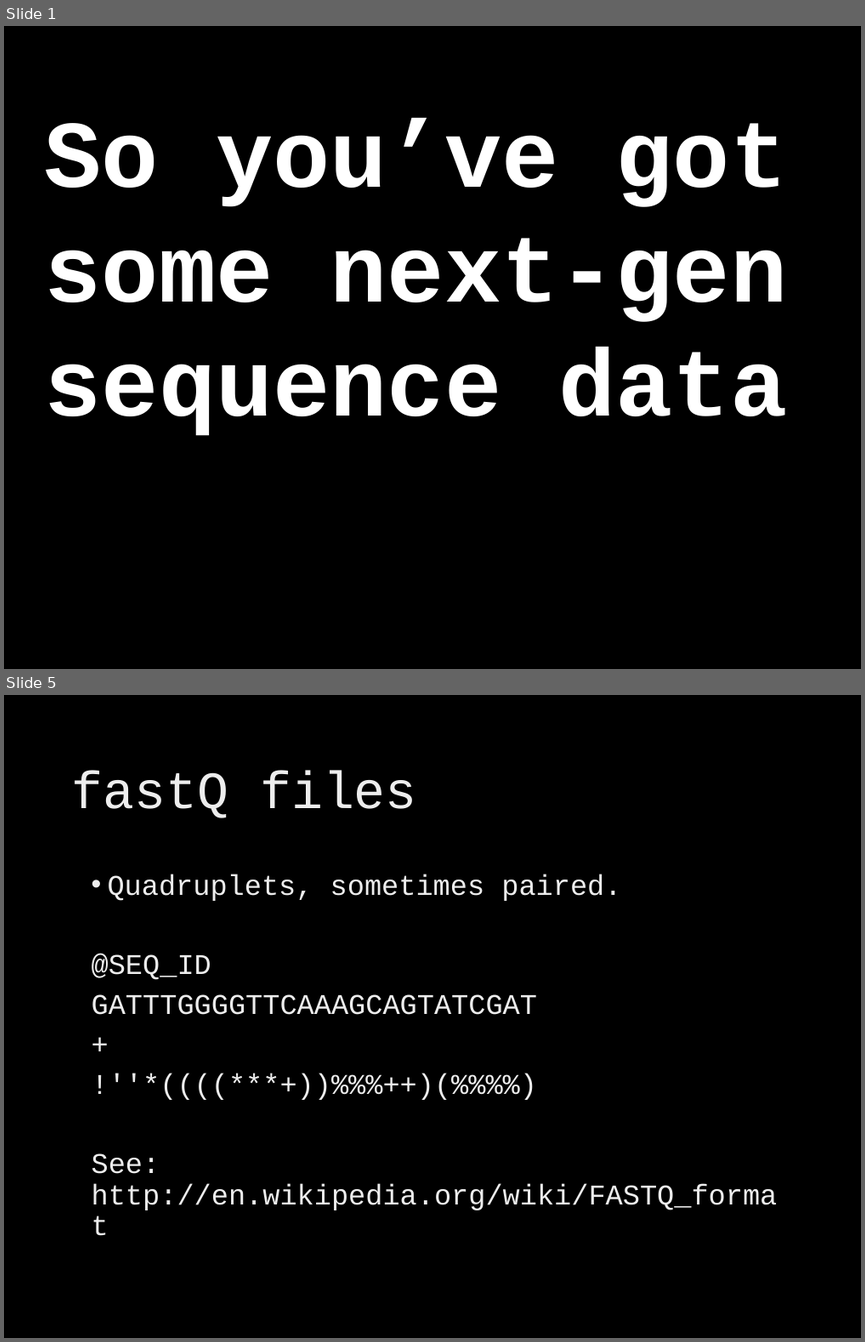
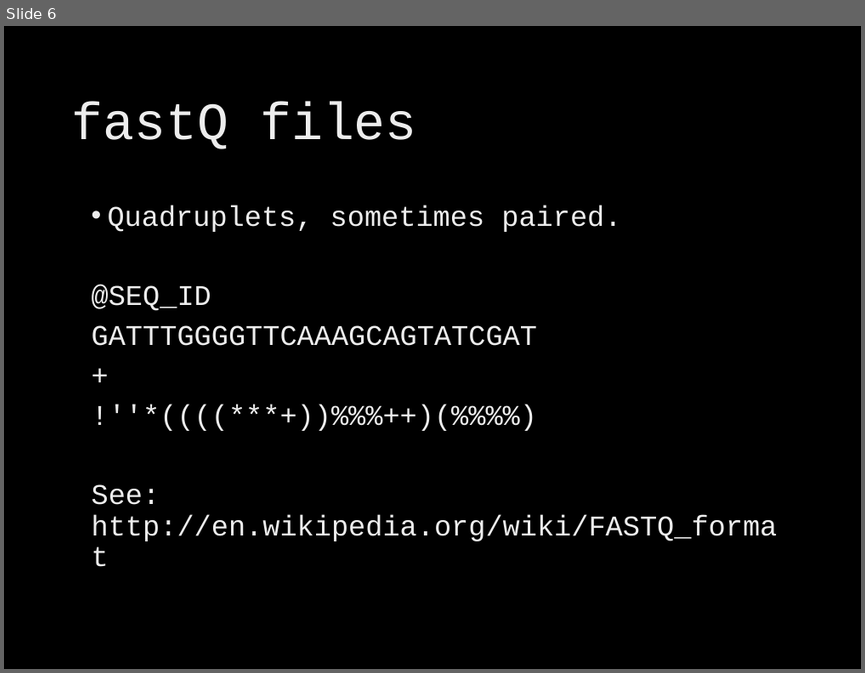
Before and after one commit to brevans/MPS_Workshop, a slide deck: presentations/intro pipelines.pptx. Shown one above the other, each under a label of ours: slides 1 and 5 before the commit, slide 6 after it; the slides between them are not shown. The pictures are 865x1342 and 865x673 pixels, drawn with LibreOffice and Linux fonts; fonts in the diff are those of the drawing; background and template pictures are left out. Boxes give left, top, right and bottom in pixels: in the first picture for what was removed or moved away, otherwise in the second. Text is boxed around its words. In the diff, an @@ line names an element or a change of style, - is before the commit and + after.

```diff
--- a/presentations/intro pipelines.pptx
+++ b/presentations/intro pipelines.pptx
@@ slide 1 removed at (4,26,861,669), background picture (left out) @@
@@ text removed at (45,119,788,436) @@
-So you’ve got some next-gen sequence data
@@ what was slide 5 is now slide 6 @@
```
Also in this commit, not shown: 10 slides changed, 5 slides added, 2 other slides removed.
